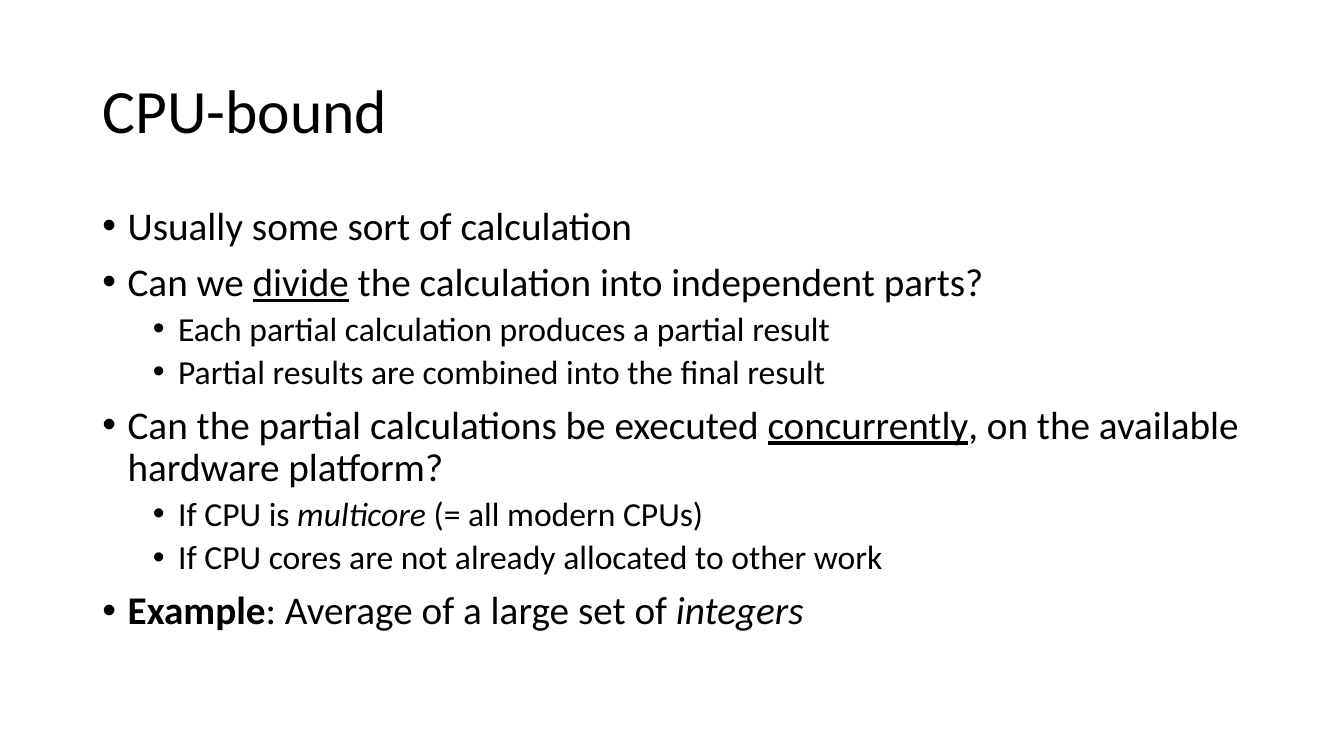
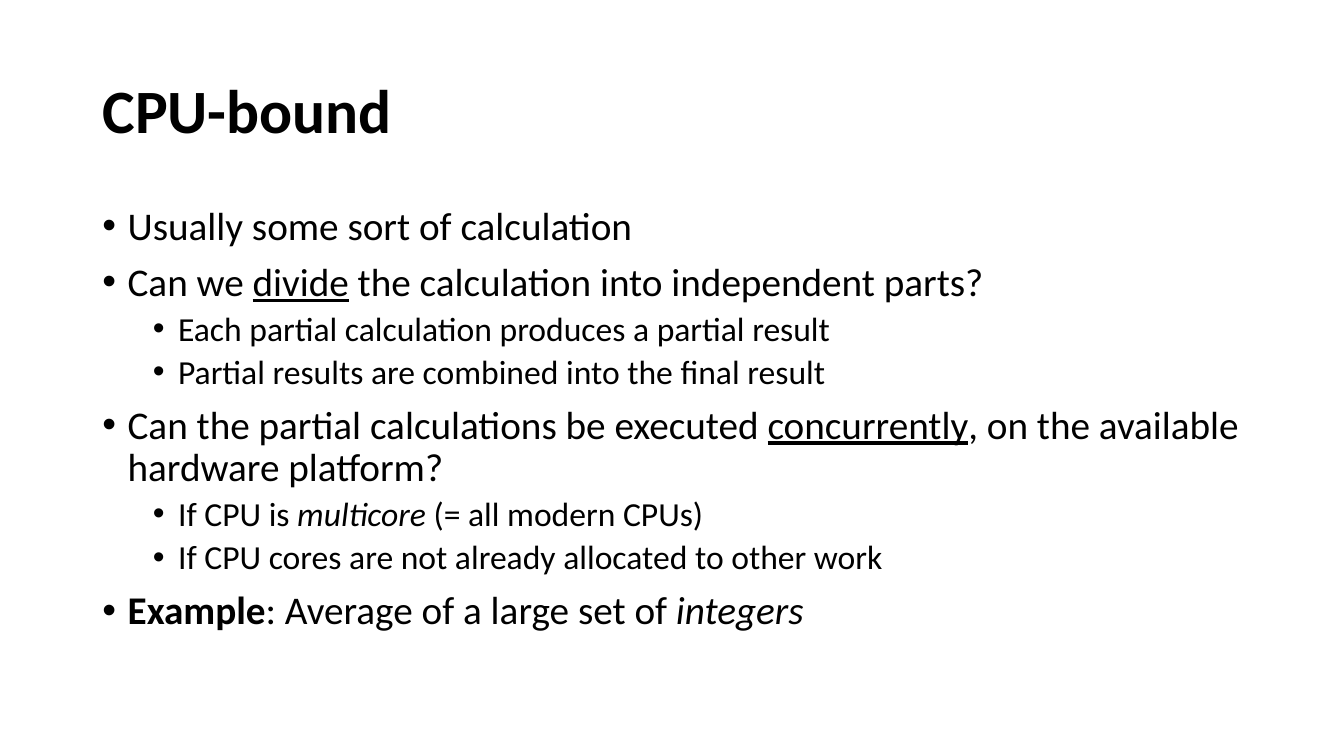
Before and after one commit to perl-easj/Teaching-materials, a slide deck: slide 8 of CSharpProgramming/Presentations/ProgPartIII/Tasks.pptx. Drawn at 1344x756 pixels with LibreOffice and Linux fonts; fonts in the diff are those of the drawing. Boxes give left, top, right and bottom in pixels: in the first picture for what was removed or moved away, otherwise in the second. Text is boxed around its words. In the diff, an @@ line names an element or a change of style, - is before the commit and + after.

```diff
--- a/CSharpProgramming/Presentations/ProgPartIII/Tasks.pptx
+++ b/CSharpProgramming/Presentations/ProgPartIII/Tasks.pptx
@@ title "CPU-bound" at (102, 89, 392, 134): bold on @@
```
Also in this commit, not shown: 5 other slides changed, 1 slide added.
